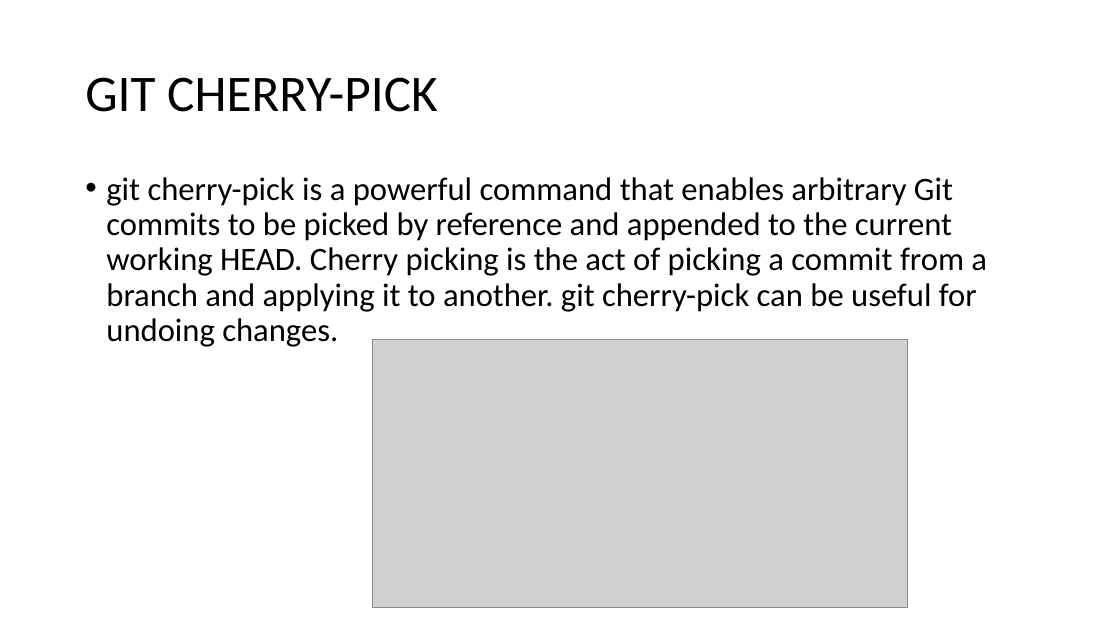
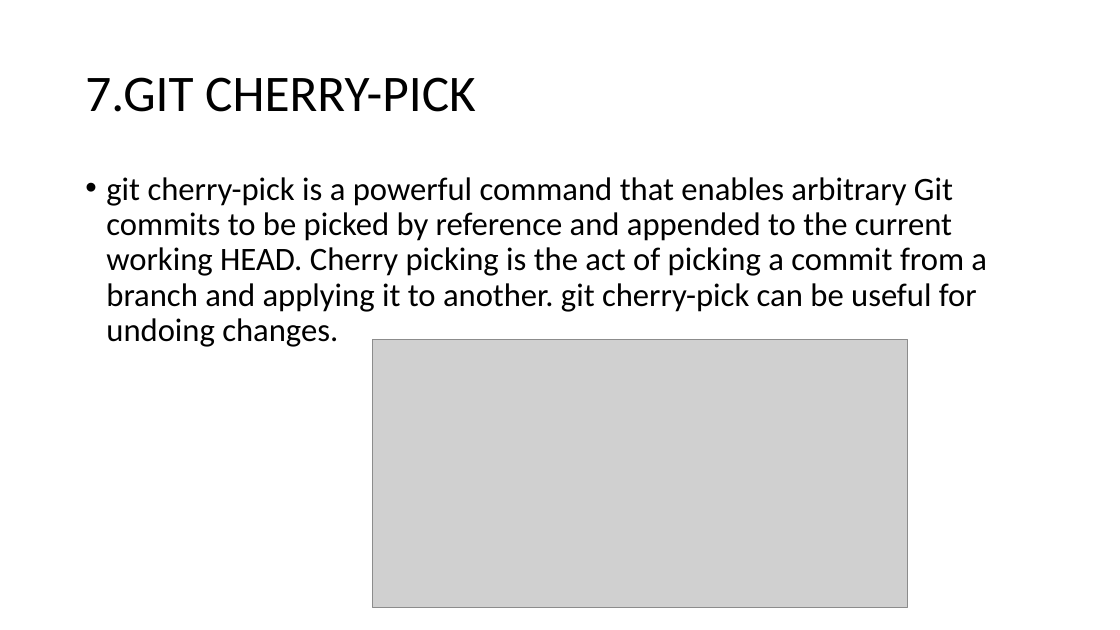
Before and after one commit to abhisheksajwan98/GIT-CONCEPTS, a slide deck: slide 10 of KOSS TASK(ROUND 2).pptx (slide 9 before the commit). Drawn at 1120x630 pixels with LibreOffice and Linux fonts; fonts in the diff are those of the drawing; grey boxes stand for pictures. Boxes give left, top, right and bottom in pixels: in the first picture for what was removed or moved away, otherwise in the second. Text is boxed around its words. In the diff, an @@ line names an element or a change of style, - is before the commit and + after.

Commit message:
UPDATED PPT

```diff
--- a/KOSS TASK(ROUND 2).pptx
+++ b/KOSS TASK(ROUND 2).pptx
@@ title at <box>85,77,476,112</box>: text changed @@
-GIT CHERRY-PICK
+7.GIT CHERRY-PICK
```
Also in this commit, not shown: 7 other slides changed, 1 slide added.
